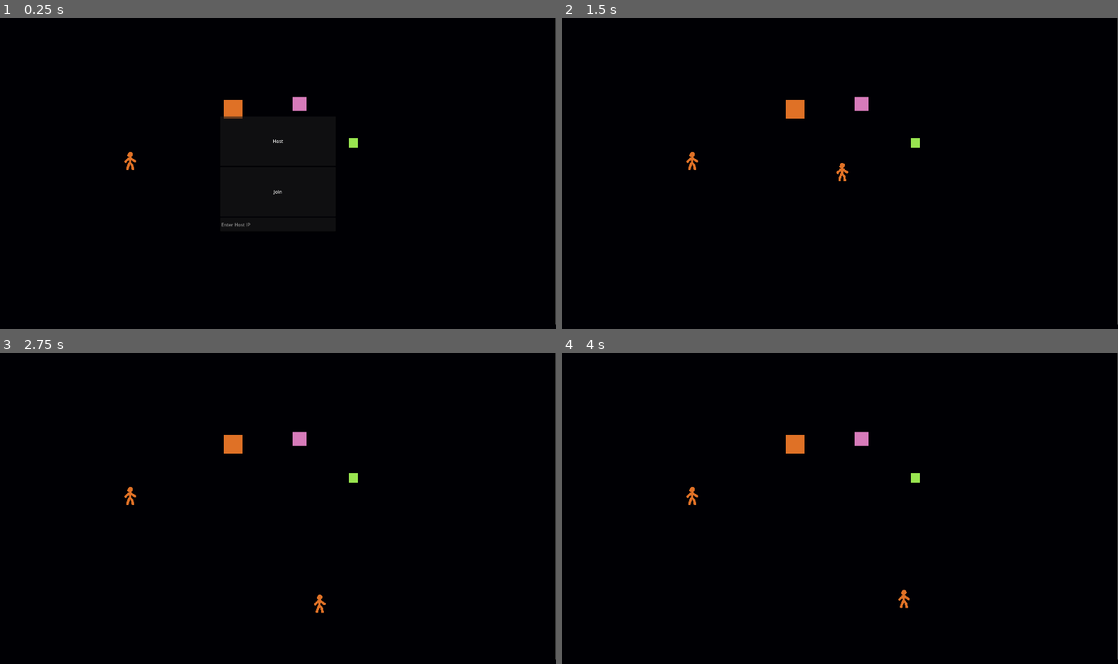
Above: before the commit, frames 1-4 (two rows, left to right).
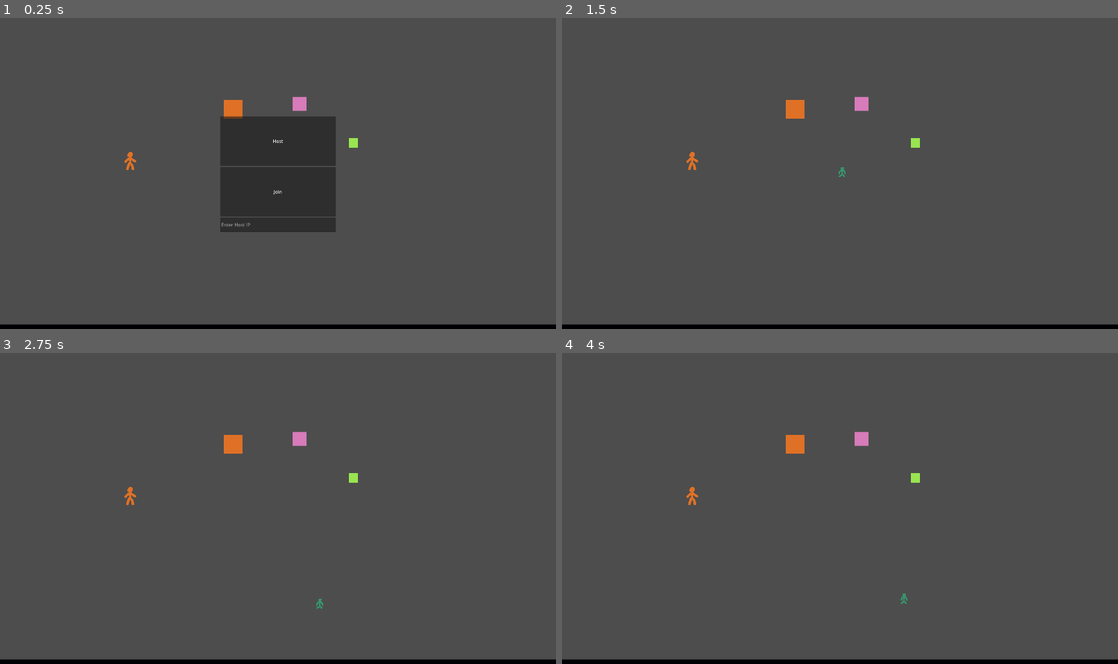
Above: after the commit, the same moments.

Repository: jake6724/swap_coop
Game: Godot game, scene res://scenes/Main.tscn
Same seed, same stepped clock (60 frames per second), same inputs: the game is played once before the commit and once after it.
Inputs (mouse positions are in pixels of both pictures, inside the frame that each line leads up to):
- Up to frame 1 (0.25 s): no input
- Up to frame 2 (1.5 s): click (840, 223) at 0.52 s; type "12" at 0.6 s; click "Host" at 1.25 s
- Up to frame 3 (2.75 s): hold D (move_right) from 2.03 s (still down); tap Space (jump) at 2.27 s
- Up to frame 4 (4 s): tap Space (jump) at 3.02 s; release D (move_right) at 3.53 s; hold A (move_left) from 3.53 s (still down)

The runs differ from the first frame. In frame 1, 98% of the frame differs, in the area x 0-100%, y 0-99%; in frame 2, 98%; in frame 3, 98%; in frame 4, 98%.

Commit message:
Start work on movement state machine

Diff:
--- a/project.godot
+++ b/project.godot
@@ -25,9 +25,10 @@
 window/size/viewport_width=1920
 window/size/viewport_height=1080
 window/size/mode=4
+window/size/initial_position_type=2
 window/size/window_width_override=1920
 window/size/window_height_override=1080
-window/stretch/mode="viewport"
+window/stretch/mode="canvas_items"
 window/stretch/scale_mode="integer"
 window/dpi/allow_hidpi=false
 
--- a/scenes/Fighter.tscn
+++ b/scenes/Fighter.tscn
@@ -1,8 +1,10 @@
-[gd_scene load_steps=7 format=3 uid="uid://b8idrlblbxcxq"]
+[gd_scene load_steps=12 format=3 uid="uid://b8idrlblbxcxq"]
 
-[ext_resource type="Script" uid="uid://f35i11w8l8ck" path="res://scripts/fighter.gd" id="2_qf0i6"]
+[ext_resource type="Script" uid="uid://dmf55hgpxdlbc" path="res://scripts/fighter/fighter.gd" id="1_w2163"]
 [ext_resource type="Script" uid="uid://4dcajp53mign" path="res://scripts/multiplayer_input.gd" id="2_un5nr"]
-[ext_resource type="Texture2D" uid="uid://25qfrjo8dvvq" path="res://assets/place_holder_64.png" id="3_un5nr"]
+[ext_resource type="Texture2D" uid="uid://c3obslq5h5j1t" path="res://assets/fighter/sprite_sheets/idle.png" id="3_w2163"]
+[ext_resource type="Script" uid="uid://ckihmionorwqi" path="res://scripts/state_machine.gd" id="4_w2163"]
+[ext_resource type="Script" uid="uid://co6bd1aaviqqh" path="res://scripts/fighter/movement/fighter_idle.gd" id="5_w2163"]
 
 [sub_resource type="SceneReplicationConfig" id="SceneReplicationConfig_un5nr"]
 properties/0/path = NodePath(".:fighter_id")
@@ -14,6 +16,9 @@
 properties/2/path = NodePath(".:do_jump")
 properties/2/spawn = true
 properties/2/replication_mode = 1
+properties/3/path = NodePath("MovementStateMachine:current_state")
+properties/3/spawn = true
+properties/3/replication_mode = 1
 
 [sub_resource type="SceneReplicationConfig" id="SceneReplicationConfig_stky8"]
 properties/0/path = NodePath("InputSynchronizer:input_direction")
@@ -24,8 +29,118 @@
 radius = 32.0
 height = 64.0
 
+[sub_resource type="Animation" id="Animation_w2163"]
+resource_name = "idle"
+loop_mode = 1
+step = 0.5
+tracks/0/type = "value"
+tracks/0/imported = false
+tracks/0/enabled = true
+tracks/0/path = NodePath("Sprite2D:texture")
+tracks/0/interp = 1
+tracks/0/loop_wrap = true
+tracks/0/keys = {
+"times": PackedFloat32Array(0),
+"transitions": PackedFloat32Array(1),
+"update": 1,
+"values": [ExtResource("3_w2163")]
+}
+tracks/1/type = "value"
+tracks/1/imported = false
+tracks/1/enabled = true
+tracks/1/path = NodePath("Sprite2D:hframes")
+tracks/1/interp = 1
+tracks/1/loop_wrap = true
+tracks/1/keys = {
+"times": PackedFloat32Array(0),
+"transitions": PackedFloat32Array(1),
+"update": 1,
+"values": [2]
+}
+tracks/2/type = "value"
+tracks/2/imported = false
+tracks/2/enabled = true
+tracks/2/path = NodePath("Sprite2D:vframes")
+tracks/2/interp = 1
+tracks/2/loop_wrap = true
+tracks/2/keys = {
+"times": PackedFloat32Array(0),
+"transitions": PackedFloat32Array(1),
+"update": 1,
+"values": [1]
+}
+tracks/3/type = "value"
+tracks/3/imported = false
+tracks/3/enabled = true
+tracks/3/path = NodePath("Sprite2D:frame")
+tracks/3/interp = 1
+tracks/3/loop_wrap = true
+tracks/3/keys = {
+"times": PackedFloat32Array(0, 0.5),
+"transitions": PackedFloat32Array(1, 1),
+"update": 1,
+"values": [0, 1]
+}
+
+[sub_resource type="Animation" id="Animation_65vn2"]
+length = 0.001
+tracks/0/type = "value"
+tracks/0/imported = false
+tracks/0/enabled = true
+tracks/0/path = NodePath("Sprite2D:texture")
+tracks/0/interp = 1
+tracks/0/loop_wrap = true
+tracks/0/keys = {
+"times": PackedFloat32Array(0),
+"transitions": PackedFloat32Array(1),
+"update": 1,
+"values": [ExtResource("3_w2163")]
+}
+tracks/1/type = "value"
+tracks/1/imported = false
+tracks/1/enabled = true
+tracks/1/path = NodePath("Sprite2D:hframes")
+tracks/1/interp = 1
+tracks/1/loop_wrap = true
+tracks/1/keys = {
+"times": PackedFloat32Array(0),
+"transitions": PackedFloat32Array(1),
+"update": 1,
+"values": [2]
+}
+tracks/2/type = "value"
+tracks/2/imported = false
+tracks/2/enabled = true
+tracks/2/path = NodePath("Sprite2D:vframes")
+tracks/2/interp = 1
+tracks/2/loop_wrap = true
+tracks/2/keys = {
+"times": PackedFloat32Array(0),
+"transitions": PackedFloat32Array(1),
+"update": 1,
+"values": [1]
+}
+tracks/3/type = "value"
+tracks/3/imported = false
+tracks/3/enabled = true
+tracks/3/path = NodePath("Sprite2D:frame")
+tracks/3/interp = 1
+tracks/3/loop_wrap = true
+tracks/3/keys = {
+"times": PackedFloat32Array(0),
+"transitions": PackedFloat32Array(1),
+"update": 1,
+"values": [0]
+}
+
+[sub_resource type="AnimationLibrary" id="AnimationLibrary_65vn2"]
+_data = {
+&"RESET": SubResource("Animation_65vn2"),
+&"idle": SubResource("Animation_w2163")
+}
+
 [node name="Fighter" type="CharacterBody2D"]
-script = ExtResource("2_qf0i6")
+script = ExtResource("1_w2163")
 
 [node name="FighterSynchronizer" type="MultiplayerSynchronizer" parent="."]
 replication_config = SubResource("SceneReplicationConfig_un5nr")
@@ -37,7 +152,23 @@
 
 [node name="Sprite2D" type="Sprite2D" parent="."]
 texture_filter = 1
-texture = ExtResource("3_un5nr")
+texture = ExtResource("3_w2163")
+hframes = 2
 
 [node name="CollisionShape2D" type="CollisionShape2D" parent="."]
 shape = SubResource("CapsuleShape2D_qf0i6")
+
+[node name="MovementStateMachine" type="Node" parent="." node_paths=PackedStringArray("player", "initial_state")]
+script = ExtResource("4_w2163")
+player = NodePath("..")
+initial_state = NodePath("FighterIdle")
+metadata/_custom_type_script = "uid://ckihmionorwqi"
+
+[node name="FighterIdle" type="Node" parent="MovementStateMachine"]
+script = ExtResource("5_w2163")
+metadata/_custom_type_script = "uid://co6bd1aaviqqh"
+
+[node name="AnimationPlayer" type="AnimationPlayer" parent="."]
+libraries = {
+&"": SubResource("AnimationLibrary_65vn2")
+}
--- a/scenes/Main.tscn
+++ b/scenes/Main.tscn
@@ -19,6 +19,7 @@
 metadata/_custom_type_script = "uid://yjw1ci4sxu5q"
 
 [node name="TextureRect" type="TextureRect" parent="."]
+visible = false
 z_index = -999
 z_as_relative = false
 offset_left = -2.0
--- a/scenes/Placeholders/Placeholder.tscn
+++ b/scenes/Placeholders/Placeholder.tscn
@@ -1,6 +1,6 @@
 [gd_scene load_steps=2 format=3 uid="uid://btton1uy0saaw"]
 
-[ext_resource type="Texture2D" uid="uid://cnb7wu5darrc3" path="res://assets/place_holder_1.png" id="1_vrk2s"]
+[ext_resource type="Texture2D" uid="uid://cnb7wu5darrc3" path="res://assets/placeholders/place_holder_1.png" id="1_vrk2s"]
 
 [node name="Placeholder" type="Sprite2D"]
 texture = ExtResource("1_vrk2s")
--- a/scenes/Placeholders/Placeholder2.tscn
+++ b/scenes/Placeholders/Placeholder2.tscn
@@ -1,6 +1,6 @@
 [gd_scene load_steps=2 format=3 uid="uid://tdmislgjkg3n"]
 
-[ext_resource type="Texture2D" uid="uid://b4bwjd8sa83iq" path="res://assets/place_holder_2.png" id="1_joo60"]
+[ext_resource type="Texture2D" uid="uid://b4bwjd8sa83iq" path="res://assets/placeholders/place_holder_2.png" id="1_joo60"]
 
 [node name="Placeholder2" type="Sprite2D"]
 texture = ExtResource("1_joo60")
--- a/scenes/Placeholders/Placeholder3.tscn
+++ b/scenes/Placeholders/Placeholder3.tscn
@@ -1,6 +1,6 @@
 [gd_scene load_steps=2 format=3 uid="uid://cj5jbwxdtkljo"]
 
-[ext_resource type="Texture2D" uid="uid://dwcef6ggn5pp3" path="res://assets/place_holder_3.png" id="1_pxy1r"]
+[ext_resource type="Texture2D" uid="uid://dwcef6ggn5pp3" path="res://assets/placeholders/place_holder_3.png" id="1_pxy1r"]
 
 [node name="Placeholder3" type="Sprite2D"]
 texture = ExtResource("1_pxy1r")
--- a/scenes/Placeholders/Placeholder64.tscn
+++ b/scenes/Placeholders/Placeholder64.tscn
@@ -1,6 +1,6 @@
 [gd_scene load_steps=2 format=3 uid="uid://deaiqm1uvalkc"]
 
-[ext_resource type="Texture2D" uid="uid://25qfrjo8dvvq" path="res://assets/place_holder_64.png" id="1_mev3v"]
+[ext_resource type="Texture2D" uid="uid://25qfrjo8dvvq" path="res://assets/placeholders/place_holder_64.png" id="1_mev3v"]
 
 [node name="Placeholder64" type="Sprite2D"]
 texture_filter = 1
--- a/scripts/fighter.gd
+++ b/scripts/fighter/fighter.gd
@@ -1,5 +1,8 @@
 class_name Fighter
-extends CharacterBody2D
+extends Player
+
+# Child nodes
+@onready var ap: AnimationPlayer = $AnimationPlayer
 
 @export var fighter_id :=1:
 	set(id):
@@ -14,8 +17,7 @@
 var speed: float = 200.0
 var jump_velocity: float = 500.0
 
-func _ready():
-	pass
+# Uses the ready function in parent 'player' for now...
 
 func apply_movement_from_input(delta):
 	# Apply gravity
@@ -24,6 +26,7 @@
 
 	# Set x-axis velocity
 	direction = %InputSynchronizer.input_direction
+	# direction = Input.get_axis("move_left", "move_right")
 	if direction > 0.0:
 		velocity.x = speed
 	elif direction < 0.0:
--- /dev/null
+++ b/scripts/fighter/movement/fighter_idle.gd
@@ -0,0 +1,8 @@
+class_name FighterIdle
+extends State
+
+func init_state():
+	animation_1 = "idle"
+
+func physics_process_state(_delta):
+	player.ap.play(animation_1)
--- a/scripts/main.gd
+++ b/scripts/main.gd
@@ -1,5 +1 @@
 extends Node2D
-
-
-func _ready():
-	print(get_viewport().get_visible_rect().size)
--- a/scripts/multiplayer_input.gd
+++ b/scripts/multiplayer_input.gd
@@ -7,7 +7,7 @@
 	# Only collect input on the client that has authority (don't let host collect for client)
 	if get_multiplayer_authority() != multiplayer.get_unique_id():
 		set_process(false)
-		set_process(false)
+		set_physics_process(false)
 
 	input_direction = Input.get_axis("move_left", "move_right")
 
--- /dev/null
+++ b/scripts/player.gd
@@ -0,0 +1,7 @@
+class_name Player
+extends CharacterBody2D
+
+signal player_ready
+
+func _ready():
+	player_ready.emit()
--- /dev/null
+++ b/scripts/state.gd
@@ -0,0 +1,23 @@
+class_name State
+extends Node
+
+var player: Player
+var animation_1: String
+var animation_2: String
+var animation_3: String
+signal transition_state
+
+func init_state():
+	pass
+
+func enter_state():
+	pass
+
+func process_state(_delta):
+	pass
+
+func physics_process_state(_delta):
+	pass
+
+func exit_state():
+	pass
--- /dev/null
+++ b/scripts/state_machine.gd
@@ -0,0 +1,49 @@
+class_name StateMachine
+extends Node
+
+# Store a hashmap reference to each state
+
+@export var player: Player
+@export var initial_state: State
+var current_state: State
+var states: Dictionary[String, State] = {}
+
+func _ready():
+	player.player_ready.connect(on_player_ready)
+
+func on_player_ready():
+	# Initialize and store all child states
+	var children: Array = get_children()
+	for s in children:
+		states[s.name.to_lower()] = s
+		s.player = player
+		s.init_state()
+		s.transition_state.connect(transition)
+
+	# Configure current state
+	print("initial_state: ", initial_state)
+
+	if initial_state:
+		current_state = initial_state
+	else:
+		push_error("initial_state not set; assign in the editor.")
+
+func _process(_delta):
+	if multiplayer.is_server():
+		if current_state:
+			current_state.process_state(_delta)
+
+func _physics_process(_delta):
+	if multiplayer.is_server():
+		if current_state:
+			current_state.physics_process_state(_delta)
+
+func transition(prev_state, new_state):
+	if prev_state == current_state:
+		prev_state.exit_state()
+		if new_state in states:
+			current_state = states[new_state] # Used passed statename to look-up state ref
+			current_state.enter_state()
+
+		else:
+			push_error(str("State '" + new_state + "' does not exist as state machine child"))
Binary file added: assets/fighter/sprite_sheets/idle.png
Not shown, changed: assets/fighter/sprite_sheets/idle.png.import
Binary file removed: assets/hidden_iron_3x3_minimal.png
Renamed: assets/fighter_temp.png -> assets/placeholders/fighter_temp.png
Not shown, changed: assets/placeholders/fighter_temp.png.import
Renamed: assets/mage_temp.png -> assets/placeholders/mage_temp.png
Not shown, changed: assets/placeholders/mage_temp.png.import
Renamed: assets/place_holder_1.png -> assets/placeholders/place_holder_1.png
Not shown, changed: assets/placeholders/place_holder_1.png.import
Renamed: assets/place_holder_2.png -> assets/placeholders/place_holder_2.png
Not shown, changed: assets/placeholders/place_holder_2.png.import
Renamed: assets/place_holder_3.png -> assets/placeholders/place_holder_3.png
(and 9 more such lines)
